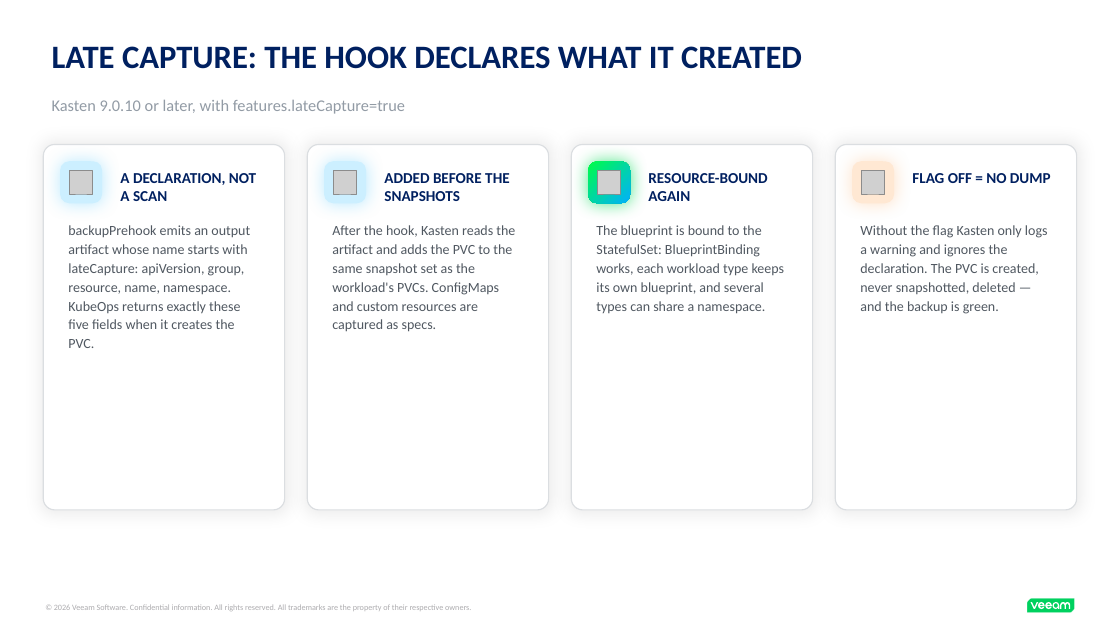
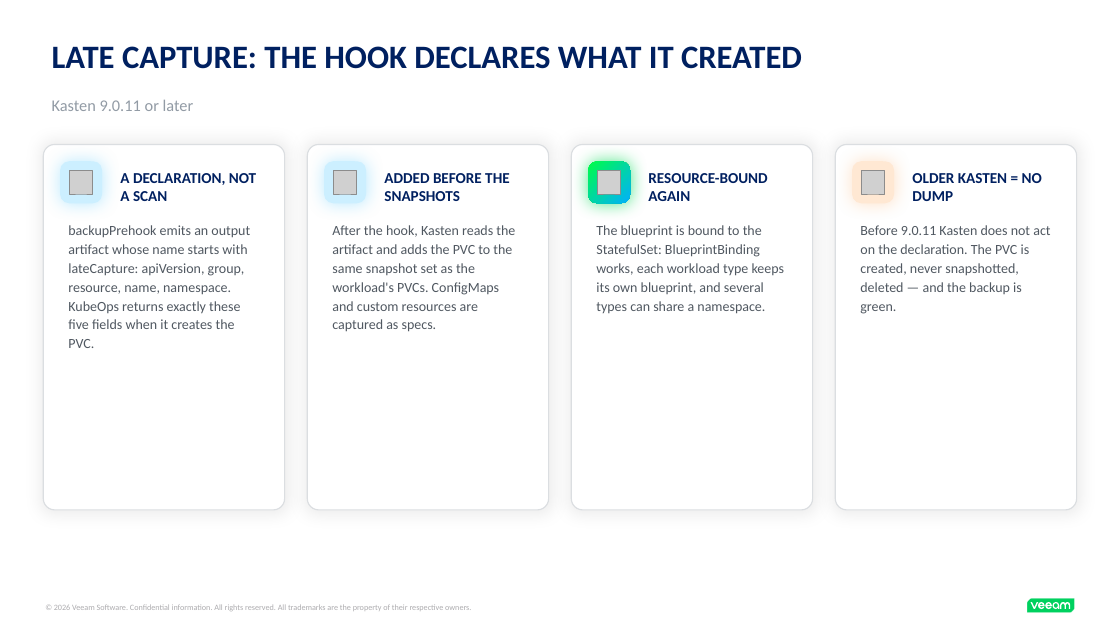
Before and after one commit to kastenhq/blueprint-ai, a slide deck: slide 4 of mongodb-logical-late-capture-example/mongodb-logical-late-capture.pptx. Drawn at 1120x630 pixels with LibreOffice and Linux fonts; fonts in the diff are those of the drawing; grey boxes stand for pictures. Boxes give left, top, right and bottom in pixels: in the first picture for what was removed or moved away, otherwise in the second. Text is boxed around its words. In the diff, an @@ line names an element or a change of style, - is before the commit and + after.

```diff
--- a/mongodb-logical-late-capture-example/mongodb-logical-late-capture.pptx
+++ b/mongodb-logical-late-capture-example/mongodb-logical-late-capture.pptx
@@ text at (x1=52, y1=100, x2=194, y2=111): text changed @@
-Kasten 9.0.10 or later, with features.lateCapture=true
+Kasten 9.0.11 or later
@@ text at (x1=912, y1=173, x2=1042, y2=201): text changed @@
-FLAG OFF = NO DUMP
+OLDER KASTEN = NO DUMP
@@ text at (x1=860, y1=225, x2=1050, y2=314): text changed @@
-Without the flag Kasten only logs a warning and ignores the declaration. The PVC is created, never snapshotted, deleted — and the backup is green.
+Before 9.0.11 Kasten does not act on the declaration. The PVC is created, never snapshotted, deleted — and the backup is green.
```
Also in this commit, not shown: 2 other slides changed, 19 other files.
